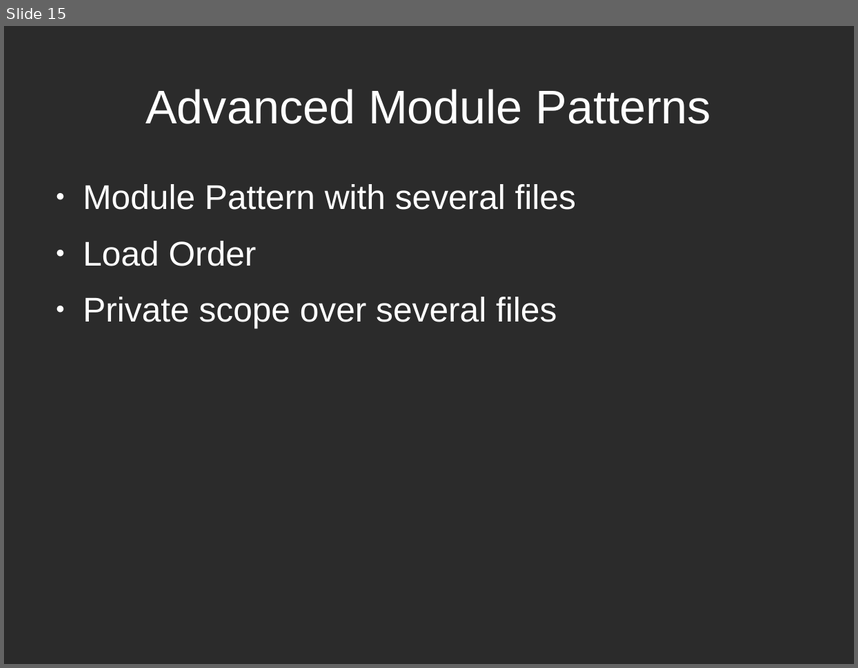
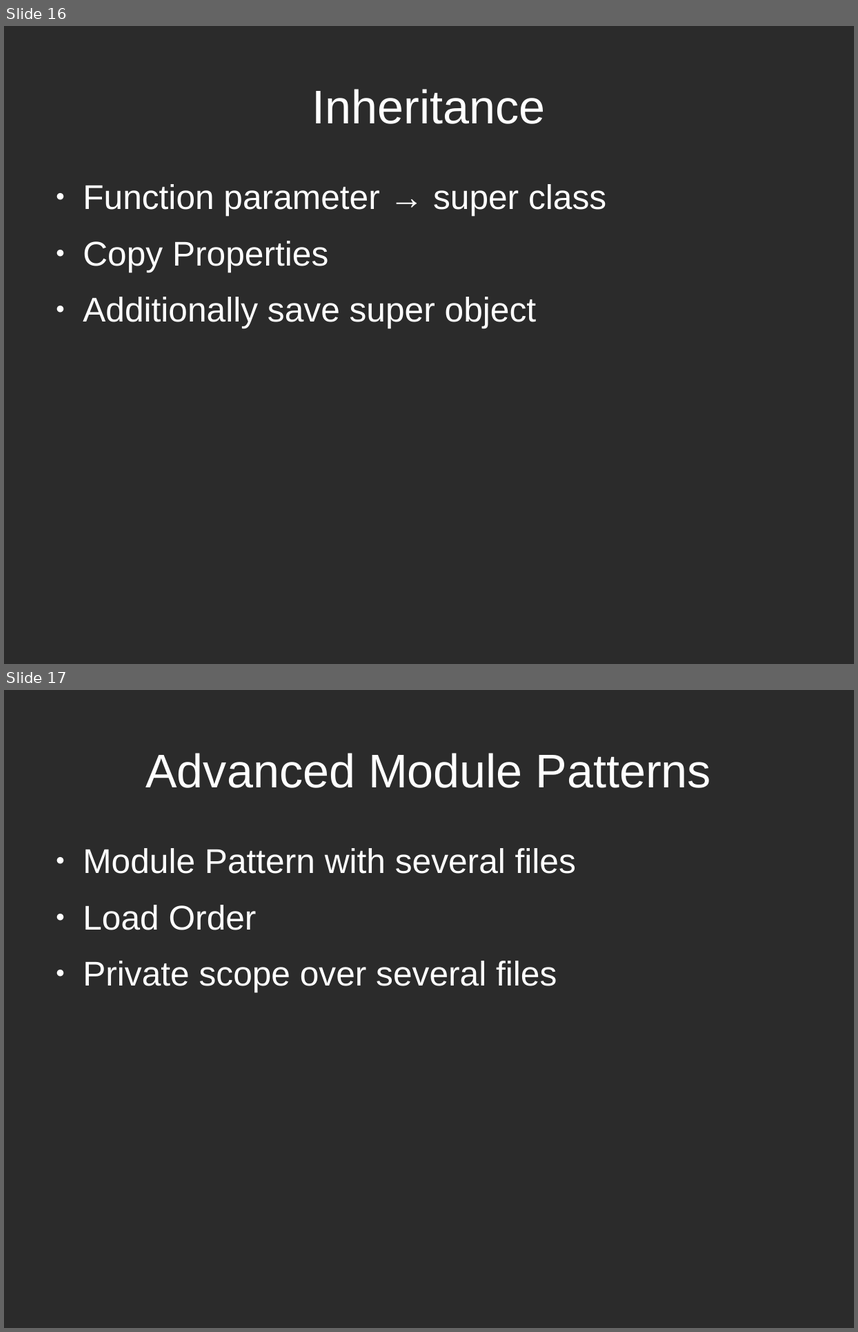
Before and after one commit to sattler/javascript-seminar-2015, a slide deck: presentation/Presentation.odp. Shown one above the other, each under a label of ours: slide 15 before the commit, slides 16 and 17 after it. The pictures are 858x668 and 858x1332 pixels, drawn with LibreOffice and Linux fonts; fonts in the diff are those of the drawing; background and template pictures are left out; a plain dark background stands for a picture behind light text. Boxes give left, top, right and bottom in pixels: in the first picture for what was removed or moved away, otherwise in the second. Text is boxed around its words. In the diff, an @@ line names an element or a change of style, - is before the commit and + after.

```diff
--- a/presentation/Presentation.odp
+++ b/presentation/Presentation.odp
@@ slide 16 added at box(4, 26, 854, 664), background picture (left out) @@
@@ title added at box(312, 89, 546, 124), 44 pt, text #FFFFFF @@
+Inheritance
@@ text added at box(83, 184, 606, 328), 32 pt, text #FFFFFF @@
+● Function parameter → super class
+● Copy Properties
+● Additionally save super object
@@ what was slide 15 is now slide 17 @@
```
Also in this commit, not shown: 4 slides changed, 1 other slide added.
